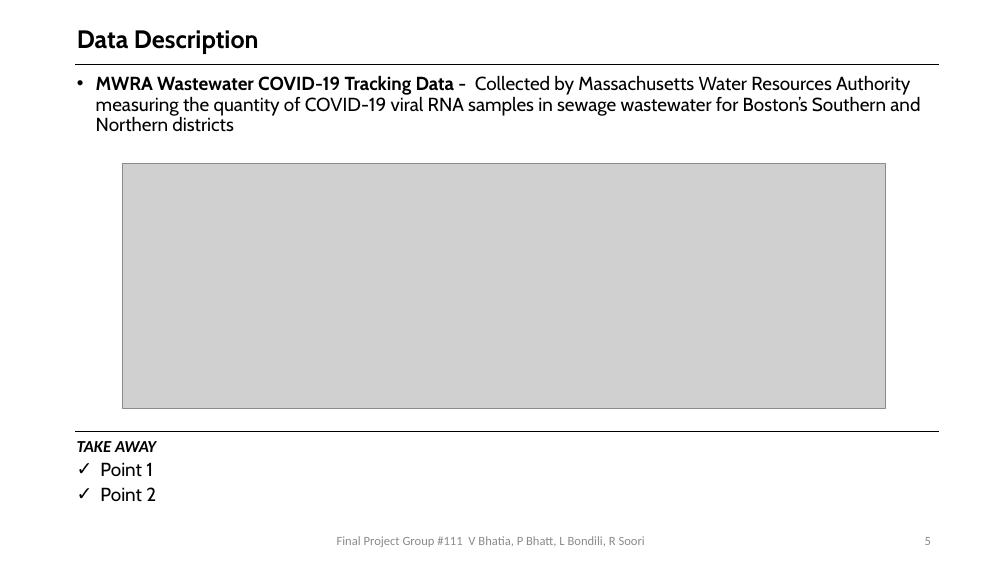
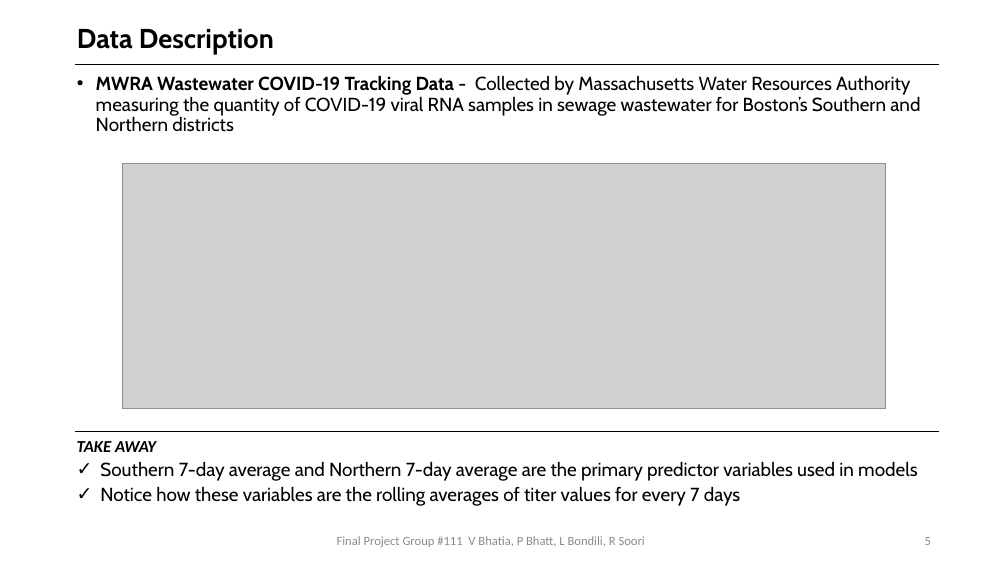
Before and after one commit to bhatiavr/cs109b-final-project-111, a slide deck: slide 5 of docs/Forecasting COVID-19 Cases Using SARS-Cov-2 Titers in Wastewater.pptx. Drawn at 1008x567 pixels with LibreOffice and Linux fonts; fonts in the diff are those of the drawing; grey boxes stand for pictures. Boxes give left, top, right and bottom in pixels: in the first picture for what was removed or moved away, otherwise in the second. Text is boxed around its words. In the diff, an @@ line names an element or a change of style, - is before the commit and + after.

```diff
--- a/docs/Forecasting COVID-19 Cases Using SARS-Cov-2 Titers in Wastewater.pptx
+++ b/docs/Forecasting COVID-19 Cases Using SARS-Cov-2 Titers in Wastewater.pptx
@@ title "Data Description" at (77, 29, 274, 55): size 24 to 26 pt @@
@@ text at (100, 461, 917, 506): text changed @@
-✓ Point 1
-✓ Point 2
+✓ Southern 7-day average and Northern 7-day average are the primary predictor variables used in models
+✓ Notice how these variables are the rolling averages of titer values for every 7 days
```
Also in this commit, not shown: 17 other slides changed, 1 slide removed, 1 other file.
